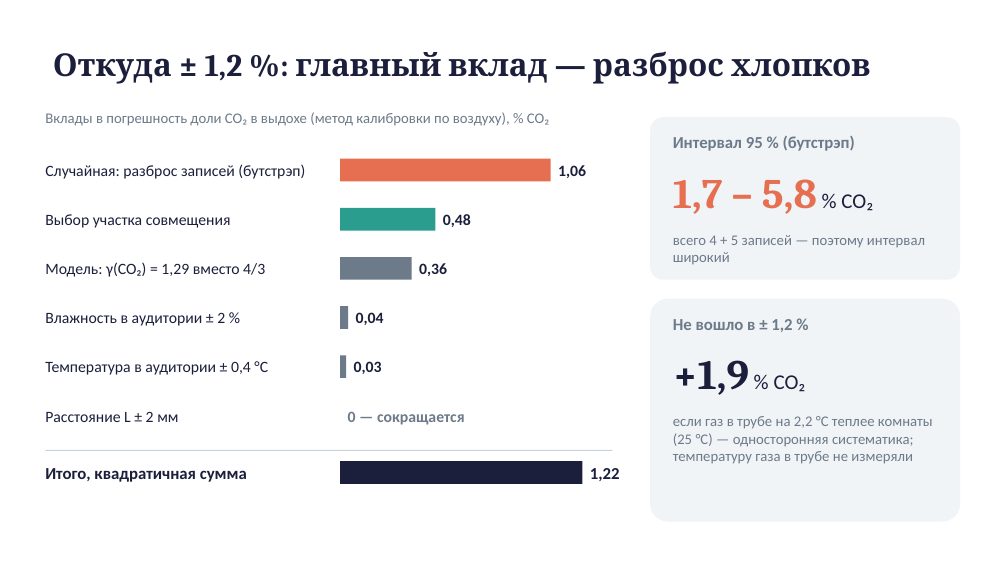
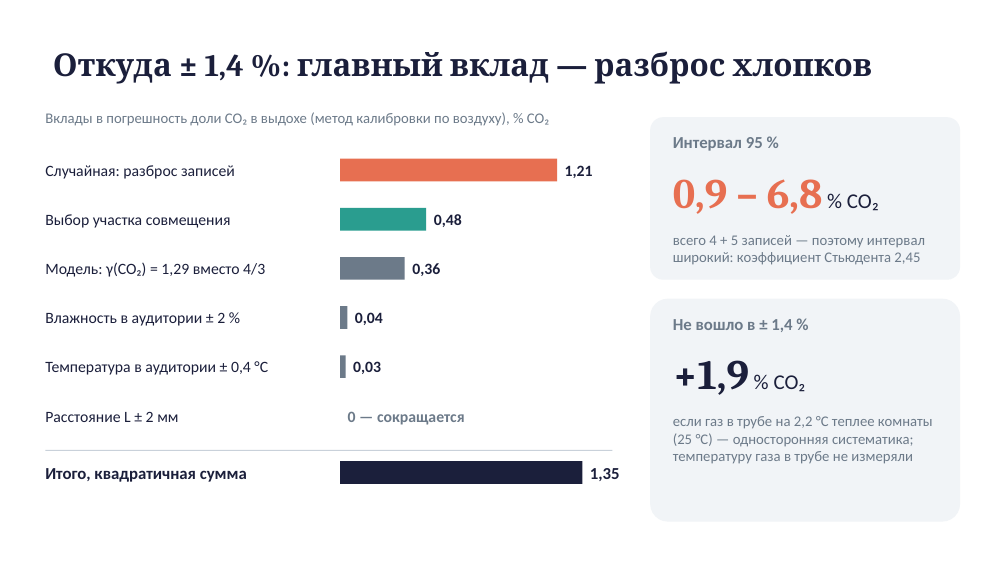
Before and after one commit to Zemiiil/sound-velocity, a slide deck: slide 10 of sound/report/sound-presentation.pptx. Drawn at 1008x567 pixels with LibreOffice and Linux fonts; fonts in the diff are those of the drawing. Boxes give left, top, right and bottom in pixels: in the first picture for what was removed or moved away, otherwise in the second. Text is boxed around its words. In the diff, an @@ line names an element or a change of style, - is before the commit and + after.

```diff
--- a/sound/report/sound-presentation.pptx
+++ b/sound/report/sound-presentation.pptx
@@ title at <box>53,51,872,84</box>: text changed @@
-Откуда ± 1,2 %: главный вклад — разброс хлопков
+Откуда ± 1,4 %: главный вклад — разброс хлопков
@@ text at <box>673,137,763,151</box>: text changed @@
-Интервал 95 % (бутстрэп)
+Интервал 95 %
@@ text at <box>45,165,235,179</box>: text changed @@
-Случайная: разброс записей (бутстрэп)
+Случайная: разброс записей
@@ rectangle: place and size @@
-rectangle at <box>340,159,551,181</box>
+rectangle at <box>340,159,557,181</box>
@@ text at <box>565,165,593,178</box>: text changed @@
-1,06
+1,21
@@ text at <box>673,179,879,214</box>: text changed @@
-1,7 – 5,8 % CO₂
+0,9 – 6,8 % CO₂
@@ rectangle: place and size @@
-rectangle at <box>340,208,436,231</box>
+rectangle at <box>340,208,426,231</box>
@@ text "0,48": place and size @@
-text "0,48" at <box>443,214,471,227</box>
+text "0,48" at <box>434,214,462,227</box>
@@ text at <box>673,235,925,265</box>: text changed @@
-всего 4 + 5 записей — поэтому интервал широкий
+всего 4 + 5 записей — поэтому интервал широкий: коэффициент Стьюдента 2,45
@@ rectangle: place and size @@
-rectangle at <box>340,257,411,280</box>
+rectangle at <box>340,257,405,280</box>
@@ text "0,36": place and size @@
-text "0,36" at <box>419,263,447,276</box>
+text "0,36" at <box>412,263,440,276</box>
@@ text at <box>673,319,792,332</box>: text changed @@
-Не вошло в ± 1,2 %
+Не вошло в ± 1,4 %
@@ text at <box>590,468,620,481</box>: text changed @@
-1,22
+1,35
```
Also in this commit, not shown: 3 other slides changed, 8 other files.
